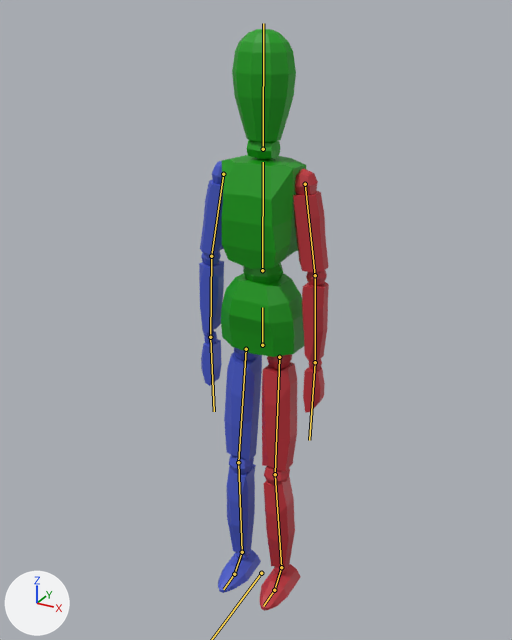
Before and after pictures for a commit that changed the FBX model Assets/Blender/CharacterLR.fbx.
Before and after are seen from a 50 mm camera at (0.856, -1.594, 1.703) aimed at (-0.012, -0.017, 0.914). Arrows for +X, +Y and +Z are at lower left; the lights stay in place. Both versions are drawn at frame 1 of the action 'Punch'; the numbers are the values there. The bones that bend it are drawn over the model as lines.

The first picture shows 'Character'.
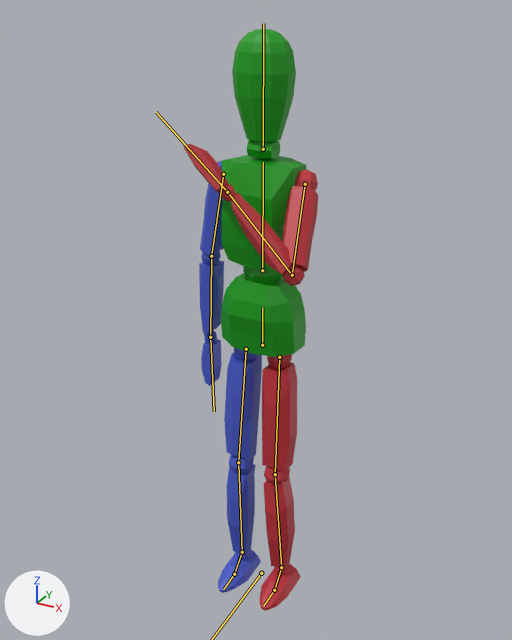
Location of each change, [x1, y1, x2, y2] in pixels of the pictures (512 x 640 px):
'Character', posed
    before: [199, 29, 329, 610]
    after: [183, 29, 318, 610]
bone 'Upper Arm.L', root to tip
    before: (305, 184) to (315, 275)
    after: (305, 184) to (292, 275)
bone 'Lower Arm.L', root to tip
    before: (315, 275) to (315, 362)
    after: (292, 275) to (227, 192)

What the commit changed:
Bone 'Upper Arm.L' (bone_upper_arm_l) turns from (0, 0, -81) to (36, -5, -83) degrees about its own x, y and z.
Bone 'Lower Arm.L' (bone_lower_arm_l) turns from (0, 0, -5) to (150, -8, 47) degrees about its own x, y and z.
